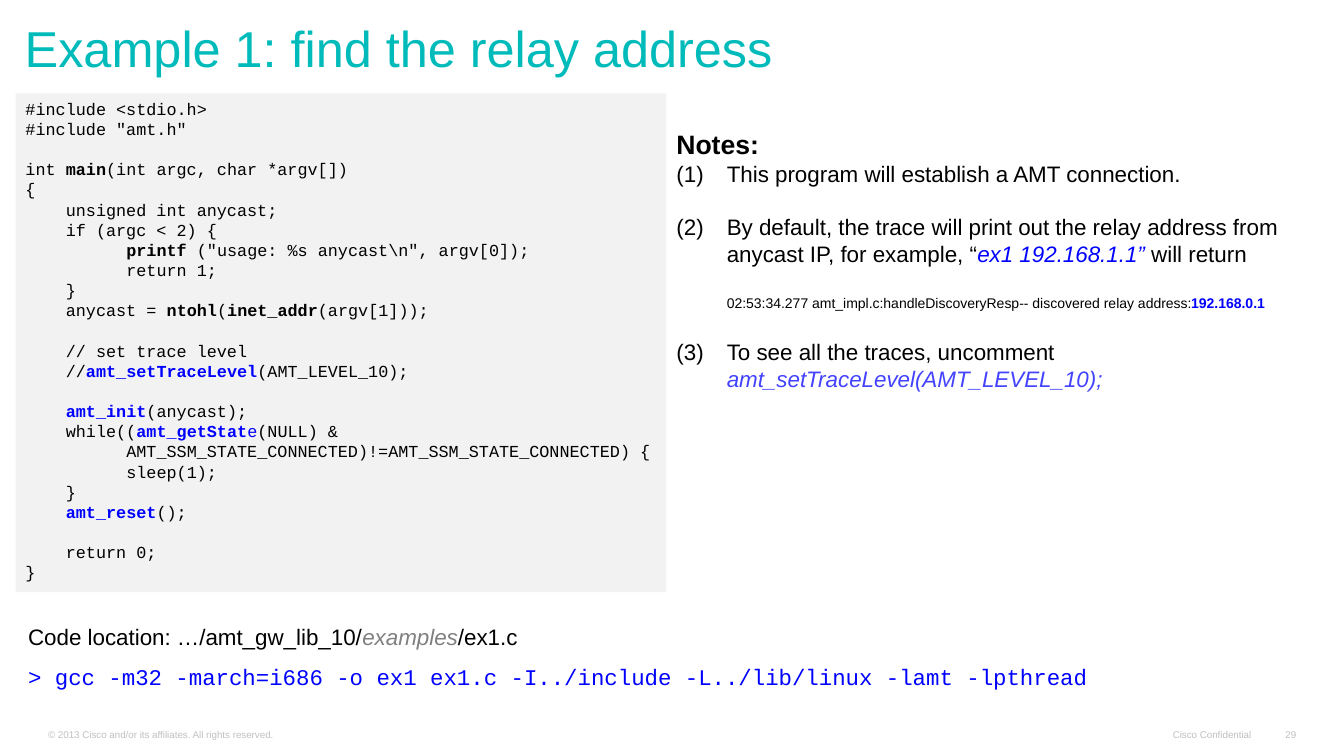
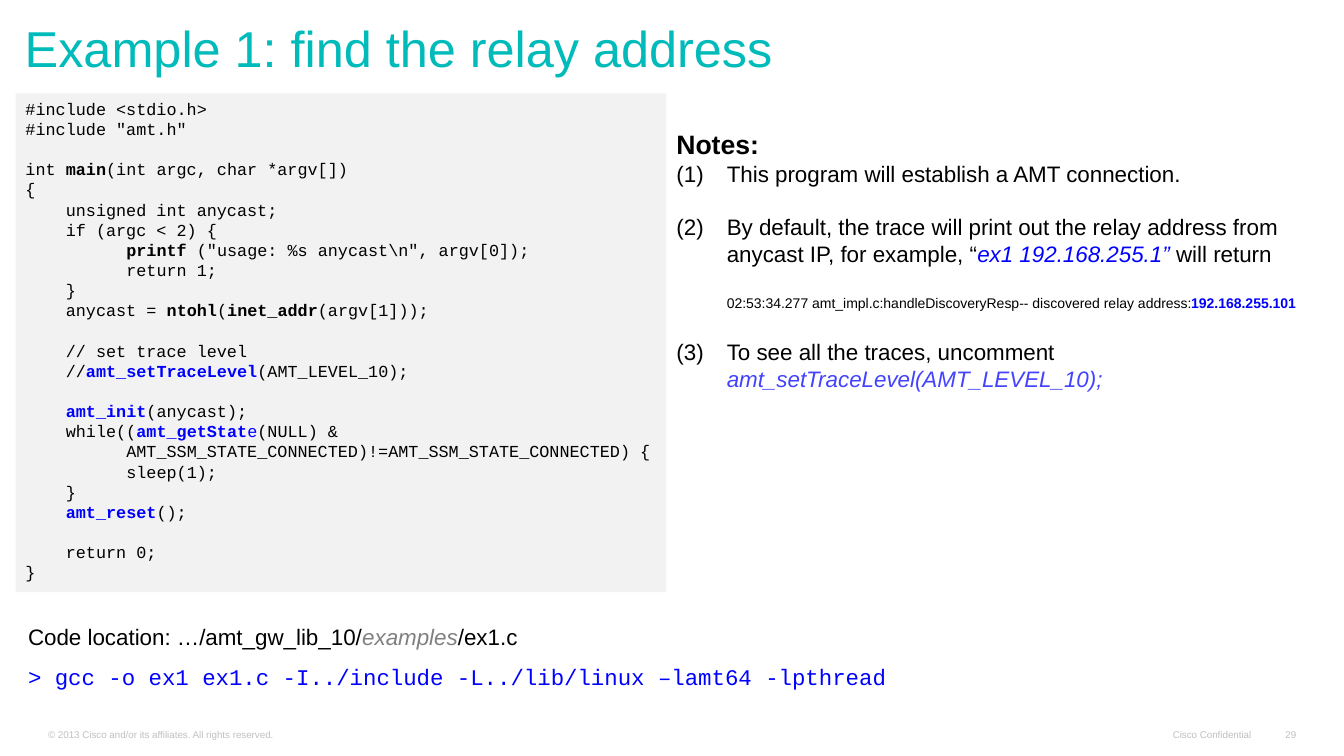
Before and after one commit to cisco/SSMAMTtools, a slide deck: slide 29 of docs/amt-gw-lib-v5.1.pptx. Drawn at 1344x756 pixels with LibreOffice and Linux fonts; fonts in the diff are those of the drawing; background and template pictures are left out. Boxes give left, top, right and bottom in pixels: in the first picture for what was removed or moved away, otherwise in the second. Text is boxed around its words. In the diff, an @@ line names an element or a change of style, - is before the commit and + after.

```diff
--- a/docs/amt-gw-lib-v5.1.pptx
+++ b/docs/amt-gw-lib-v5.1.pptx
@@ text at [727, 218, 1296, 311]: text changed @@
-(2) By default, the trace will print out the relay address from anycast IP, for example, “ex1 192.168.1.1” will return
-    02:53:34.277 amt_impl.c:handleDiscoveryResp-- discovered relay address:192.168.0.1
+(2) By default, the trace will print out the relay address from anycast IP, for example, “ex1 192.168.255.1” will return
+    02:53:34.277 amt_impl.c:handleDiscoveryResp-- discovered relay address:192.168.255.101
@@ text at [28, 628, 886, 690]: text changed @@
-Code location: …/amt_gw_lib_10/examples/ex1.c
-> gcc -m32 -march=i686 -o ex1 ex1.c -I../include -L../lib/linux -lamt -lpthread
+Code location: …/amt_gw_lib_10/examples/ex1.c
+> gcc -o ex1 ex1.c -I../include -L../lib/linux –lamt64 -lpthread
```
Also in this commit, not shown: 10 other slides changed, 17 other files.
